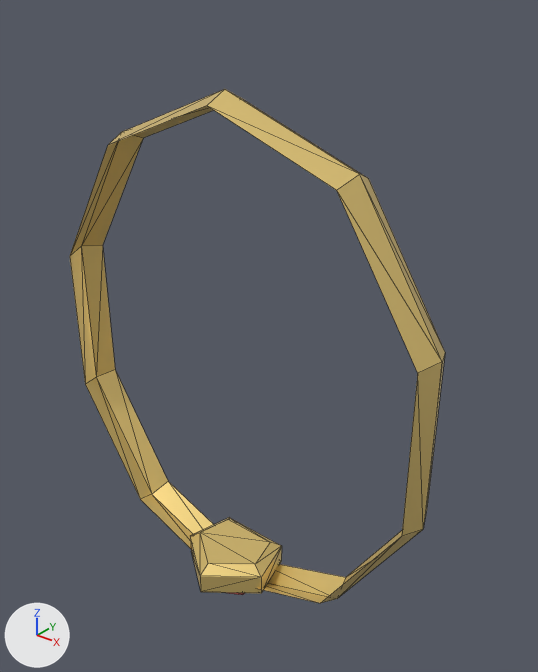
The glTF model client/public/models/armour/helm_circlet.glb, before and after one commit.
The view is the same before and after, from a camera (50 mm lens) standing at (0.668, -3.484, 0.613) and looking at (0.03, -2.687, 0.119). The axes (+X, +Y, +Z) are drawn at lower left. The lights are the same throughout. The first picture is the older version. Mesh edges are drawn as thin lines. Vertices at exactly the same position are counted once.

Objects in the first picture: 'Head'.
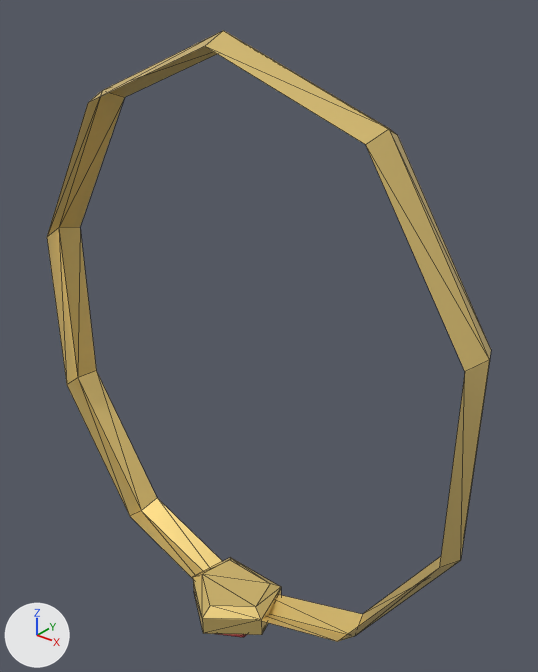
Location of each change, (x1, y1, x2, y2) in pixels of the pictures (538 x 672 px; the box of a moved part takes in the faces that stretch with it):
'Head', reshaped (18% wider, 19% taller): before (70, 89, 445, 603); after (47, 30, 491, 642)
part 1 of me_head_003, moved or reshaped: before (190, 517, 282, 593); after (193, 557, 281, 635)
part 2 of me_head_003, moved or reshaped (mostly hidden): before (230, 593, 245, 595); after (219, 634, 247, 637)
part 3 of me_head_003, moved or reshaped: before (70, 89, 445, 603); after (47, 30, 491, 642)

Patch to the scene script:
```diff
--- a/client/public/models/armour/helm_circlet.glb.py
+++ b/client/public/models/armour/helm_circlet.glb.py
@@ me_head_003 @@
 # used by ob_head; location = (0.0, 0.0, 0.0)
-me_head_003.from_pydata(...)  # 63 vertices, 98 faces; spans x -0.337..0.337, y -2.83..-2.69, z -0.37..0.481
+me_head_003.from_pydata(...)  # 63 vertices, 98 faces; spans x -0.394..0.394, y -2.83..-2.69, z -0.469..0.55
+# me_head_003 part 1: the loose piece of 20 vertices spanning x -0.08..0.08, y -2.83..-2.69, z -0.319..-0.261 is moved by (0.0, 0.0, -0.094)
+# me_head_003 part 2: the loose piece of 13 vertices spanning x -0.045..0.045, y -2.802..-2.698, z -0.37..-0.31 is moved by (0.0, 0.0, -0.099)
+# me_head_003 part 3: 30 of 63 vertices moved; they spanned x -0.337..0.337, y -2.775..-2.705, z -0.341..0.481 and now span x -0.394..0.394, y -2.775..-2.705, z -0.41..0.55; mean shift (0.0, 0.0, 0.0); largest move (0.0, -2.705, 0.464) -> (0.0, -2.705, 0.534)
 me_head_003.materials.append(mat_gold)
```
